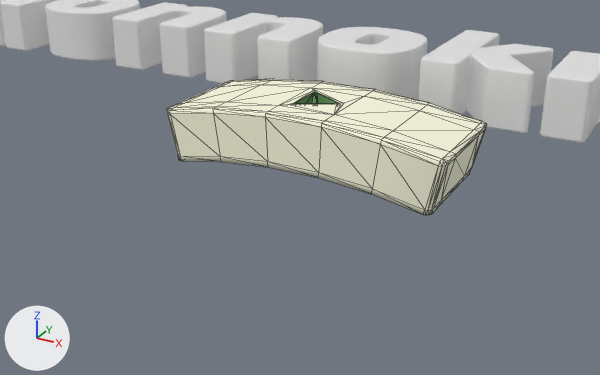
An edit to the glTF model assets/meshes/title.glb, drawn before and after from the same camera.
The view is the same before and after, from a 50 mm lens placed at (1.037, -2.31, 0.829), pointed at (0.027, -0.474, -0.089). Lighting does not change. The marker at lower left points along +X, +Y and +Z. The older version comes first. Mesh edges are drawn as thin lines on the coarser meshes. Vertices at exactly the same position are counted once.

In view in the first picture: 'Text', 'playbtn'.
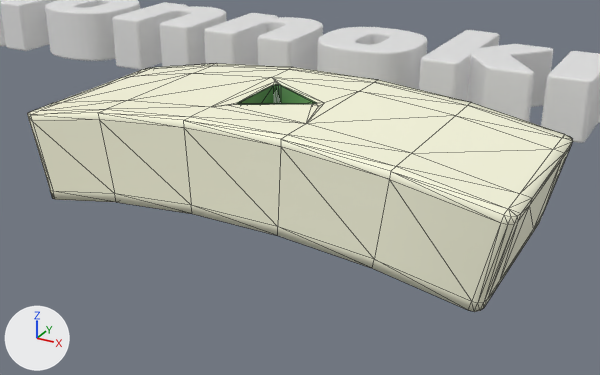
The change, as JSON lines over the scene's bpy script:
```json
{"block": "me_cube_003", "where": "# used by ob_playbtn; location = (0.0, -0.32, 0.0)"}
{"op": "remove", "block": "me_cube_003", "code": "me_cube_003.from_pydata(...)  # 212 vertices, 420 faces; spans x -0.434..0.434, y -0.145..0.201, z -0.096..0.105"}
{"op": "add", "block": "me_cube_003", "code": "me_cube_003.from_pydata(...)  # 212 vertices, 420 faces; spans x -0.689..0.689, y -0.23..0.319, z -0.153..0.166"}
{"block": "me_cube_003", "change": "me_cube_003 part 1: the whole mesh is multiplied about the mesh origin by the matrix ((1.586, 0.0, 0.0), (0.0, 1.586, 0.0), (0.0, 0.0, 1.586))"}
{"op": "set", "path": "ob_playbtn.location", "old": "(0.0, -0.32, 0.0)", "new": "(0.0, -0.534, 0.0)"}
```

Changed parts and their boxes (x1, y1, x2, y2) in the pictures (600 x 375 px):
```json
{"object": "playbtn", "change": "reshaped, moved", "before": [166, 79, 486, 215], "after": [27, 63, 573, 312], "on screen": "70% wider, 82% taller"}
```
